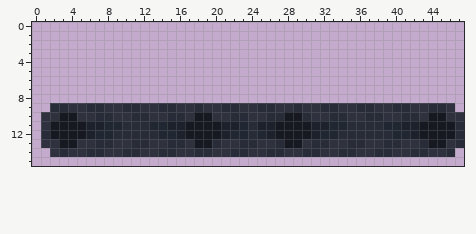
Pixel-art sprite: Assets/Sprites/conveyor_static.png. The picture above was drawn from the file before the commit.
The file is 48x16 pixels. Colours within 5 levels of each other are drawn and written as one.
Now the later version:
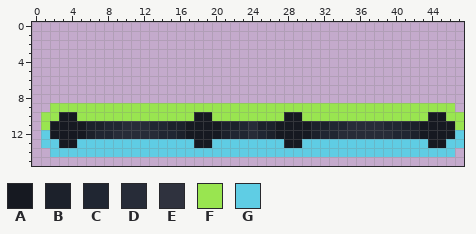
Palette (. is transparent): A #161921  B #1c212b  C #202632  D #272c38  E #2f323e  F #99e550  G #5fcde4
What changed:
Changed rows in their new state; - is an unchanged pixel.
first column x 1:
 9 -FFFFFFFFFFFFFFFFFFFFFFFFFFFFFFFFFFFFFFFFFFFFF-
10 FF--FFFFFFFFFFFFF--FFFFFFFF--FFFFFFFFFFFFFF--FF
11 F---------------------------------------------F
12 G---------------------------------------------G
13 GG--GGGGGGGGGGGGG--GGGGGGGG--GGGGGGGGGGGGGG--GG
14 -GGGGGGGGGGGGGGGGGGGGGGGGGGGGGGGGGGGGGGGGGGGGG-
Changed places in both pictures, as pixel boxes (x1, y1, x2, y2):
changed: (41, 103, 464, 157)
